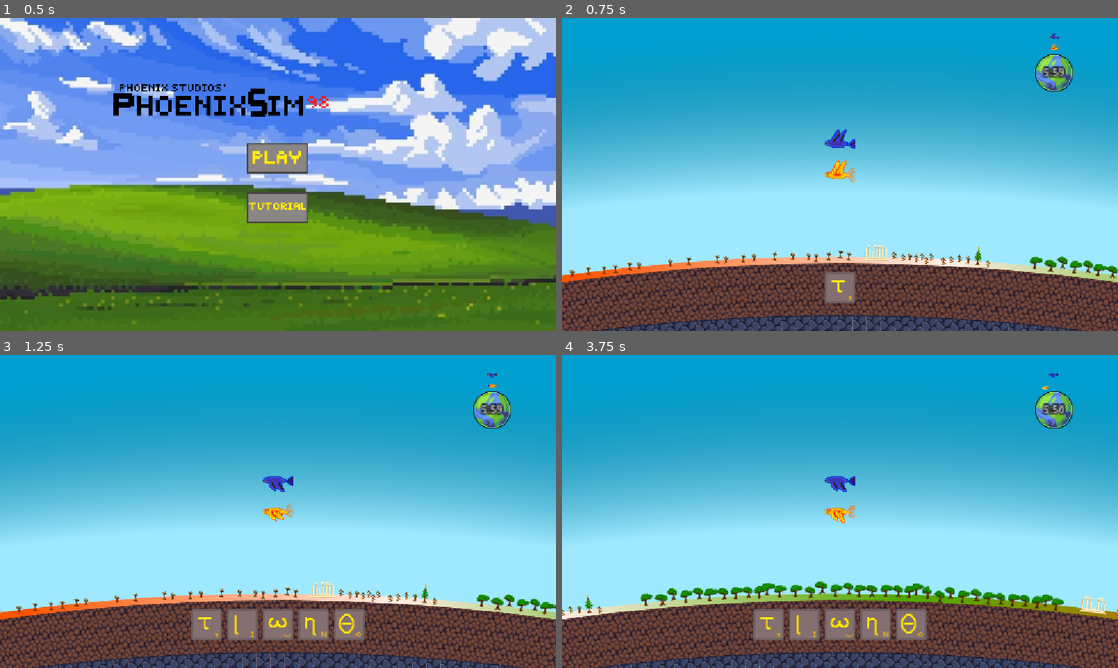
Above: before the commit, frames 1-4 (two rows, left to right).
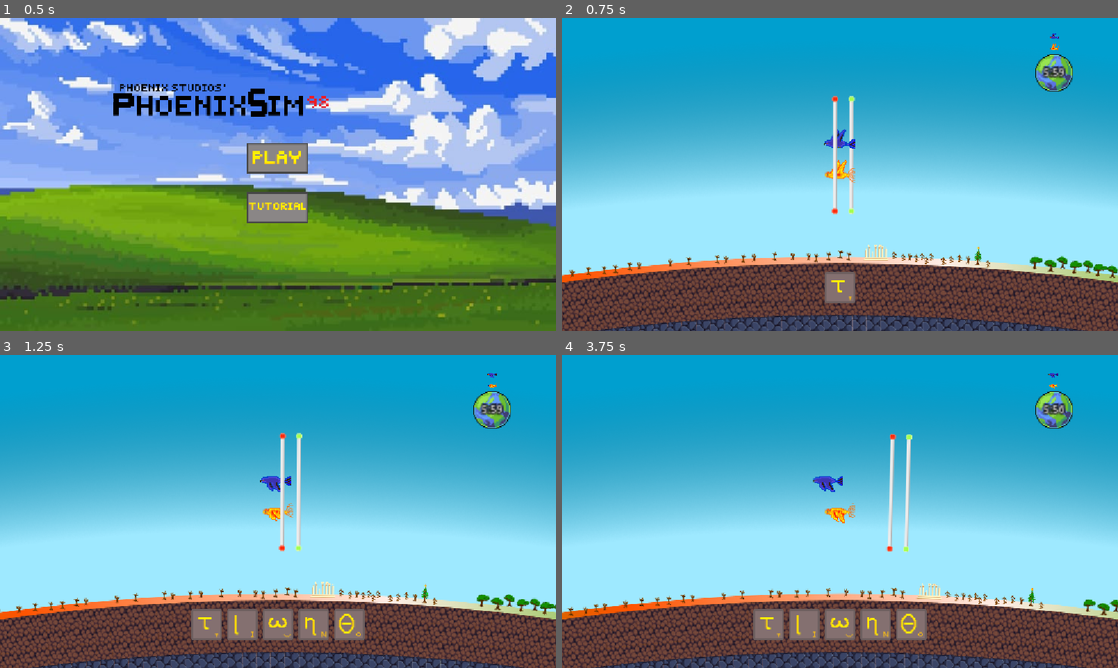
Above: after the commit, the same moments.

Repository: Roger-208/PhoenixSim98
Game: Godot game, scene res://scenes/menú.tscn
Two runs of this game, one before a commit and one after it. Both use one fixed random seed, a clock stepped at 60 frames per second and the inputs below.
Inputs (mouse positions are in pixels of both pictures, inside the frame that each line leads up to):
- Up to frame 1 (0.5 s): no input
- Up to frame 2 (0.75 s): click (840, 158) at 0.5 s
- Up to frame 3 (1.25 s): no input
- Up to frame 4 (3.75 s): tap Enter at 1.25 s; hold N (eta) 1.28-2.03 s; tap V (nu) at 1.55, 2.1 s; tap Space (space) at 2.3 s; hold Space (space) 2.78-3.53 s; tap N (eta) at 3.05 s; tap A (alfa) at 3.6 s

Frame 1 is identical in both runs. In frame 2, 0.7% of the frame differs, in the area x 47-53%, y 24-63%; in frame 3, 0.8%; in frame 4, 13%, in the area x 0-100%, y 8-100%.
Error before the commit: Invalid assignment of property or key 'rotation_degrees' with value of type 'float' on a base object of type 'null instance'. (res://scripts/earth.gd:89)

Commit message:
push

Diff:
--- a/phoenix-game/project.godot
+++ b/phoenix-game/project.godot
@@ -97,6 +97,11 @@
 "events": [Object(InputEventKey,"resource_local_to_scene":false,"resource_name":"","device":-1,"window_id":0,"alt_press …(195 unchanged characters)…
 ]
 }
+"¡"={
+"deadzone": 0.2,
+"events": [Object(InputEventKey,"resource_local_to_scene":false,"resource_name":"","device":-1,"window_id":0,"alt_pressed":false,"shift_pressed":false,"ctrl_pressed":false,"meta_pressed":false,"pressed":false,"keycode":0,"physical_keycode":61,"key_label":0,"unicode":161,"location":0,"echo":false,"script":null)
+]
+}
 
 [physics]
 
--- a/phoenix-game/scenes/main.tscn
+++ b/phoenix-game/scenes/main.tscn
@@ -3,8 +3,10 @@
 [ext_resource type="PackedScene" uid="uid://cfjmjekps8ve1" path="res://paraules.tscn" id="1_ig7tw"]
 [ext_resource type="PackedScene" uid="uid://c4j4kgyoqss1e" path="res://scenes/background.tscn" id="2_0wfyh"]
 [ext_resource type="PackedScene" uid="uid://cx30tk6dsp87y" path="res://scenes/fenix_personatge.tscn" id="3_sugp2"]
+[ext_resource type="Texture2D" uid="uid://dl7rmh6qoghq2" path="res://assets/checkpoint_detras2.svg" id="3_tefeu"]
 [ext_resource type="PackedScene" uid="uid://bxijyq583dxtx" path="res://scenes/ruc.tscn" id="4_jyhfs"]
 [ext_resource type="PackedScene" uid="uid://cb0d4hdwxxhlp" path="res://scenes/Pausa.tscn" id="5_tbgi4"]
+[ext_resource type="Texture2D" uid="uid://bgqjdxyiteiyq" path="res://assets/checkpoint_delante2.svg" id="6_o6xl0"]
 
 [node name="MenuParaules" type="Node2D" unique_id=113768335]
 
@@ -16,6 +18,31 @@
 
 [node name="Pausa" parent="CanvasLayer" unique_id=1351822781 instance=ExtResource("5_tbgi4")]
 
+[node name="pivot_checkpoints_detras" type="Node2D" parent="." unique_id=2672763]
+position = Vector2(576, 4730)
+
+[node name="CheckpointDetras2" type="Sprite2D" parent="pivot_checkpoints_detras" unique_id=99383465]
+position = Vector2(0, -4450)
+scale = Vector2(2, 2)
+texture = ExtResource("3_tefeu")
+
+[node name="CheckpointDetras3" type="Sprite2D" parent="pivot_checkpoints_detras" unique_id=2020342568]
+position = Vector2(0, 4450)
+scale = Vector2(2, 2)
+texture = ExtResource("3_tefeu")
+
+[node name="CheckpointDetras4" type="Sprite2D" parent="pivot_checkpoints_detras" unique_id=1256682967]
+position = Vector2(4450, 0)
+rotation = 1.5707964
+scale = Vector2(2, 2)
+texture = ExtResource("3_tefeu")
+
+[node name="CheckpointDetras5" type="Sprite2D" parent="pivot_checkpoints_detras" unique_id=1217838124]
+position = Vector2(-4450, 0)
+rotation = 1.5707964
+scale = Vector2(2, 2)
+texture = ExtResource("3_tefeu")
+
 [node name="FenixPersonatge" parent="." unique_id=1579974124 instance=ExtResource("3_sugp2")]
 
 [node name="pivot_ruc" type="Node2D" parent="." unique_id=387664781]
@@ -23,3 +50,28 @@
 
 [node name="Ruc" parent="pivot_ruc" unique_id=1352965393 instance=ExtResource("4_jyhfs")]
 position = Vector2(-576, -4730)
+
+[node name="pivot_checkpoints_delante" type="Node2D" parent="." unique_id=1442423723]
+position = Vector2(576, 4730)
+
+[node name="CheckpointDelante2" type="Sprite2D" parent="pivot_checkpoints_delante" unique_id=957001854]
+position = Vector2(0, 4450)
+scale = Vector2(2, 2)
+texture = ExtResource("6_o6xl0")
+
+[node name="CheckpointDelante3" type="Sprite2D" parent="pivot_checkpoints_delante" unique_id=111120212]
+position = Vector2(0, -4450)
+scale = Vector2(2, 2)
+texture = ExtResource("6_o6xl0")
+
+[node name="CheckpointDelante4" type="Sprite2D" parent="pivot_checkpoints_delante" unique_id=81332389]
+position = Vector2(-4450, 0)
+rotation = 1.5707964
+scale = Vector2(2, 2)
+texture = ExtResource("6_o6xl0")
+
+[node name="CheckpointDelante5" type="Sprite2D" parent="pivot_checkpoints_delante" unique_id=1050590413]
+position = Vector2(4450, 0)
+rotation = 1.5707964
+scale = Vector2(2, 2)
+texture = ExtResource("6_o6xl0")
--- a/phoenix-game/scripts/earth.gd
+++ b/phoenix-game/scripts/earth.gd
@@ -53,7 +53,10 @@
 	time += delta
 	remaining_time = int(360 - time)
 
-	rem_time_to_str = str(remaining_time/60) + ":" + str(remaining_time%60)
+	if remaining_time%60 > 9:
+		rem_time_to_str = str(remaining_time/60) + ":" + str(remaining_time%60)
+	else:
+		rem_time_to_str = str(remaining_time/60) + ":0" + str(remaining_time%60)
 	timer.text = rem_time_to_str
 
 	if goback:
@@ -64,9 +67,6 @@
 			fenix.velocitat_pajaro = 1
 			ruc.velocitat_pajaro = 1.2
 			goback = false
-
-
-
 
 	fenix_pos += delta * fenix.velocitat_pajaro
 	ruc_pos += delta * ruc.velocitat_pajaro
@@ -81,7 +81,7 @@
 
 
 
-	if  Input.is_action_pressed("space"):
+	if  Input.is_action_pressed("¡"):
 		fenix.velocitat_pajaro *= 1.1
 
 	#rotation_degrees += (360 / (temps_gir / fenix.velocitat_pajaro)) * delta
@@ -95,9 +95,6 @@
 		goback = true
 		last_checkpoint = int(fenix_completion/90)
 
-
-
-
 	if fenix.velocitat_pajaro > 1 && not goback:
 		fenix.velocitat_pajaro *= 0.995
 
Binary file added: phoenix-game/assets/time over.png
Not shown, added: phoenix-game/assets/time over.png.import
